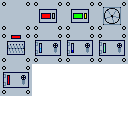
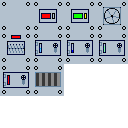
Before/after of a 128px x 128px layered artwork. What changed in the layer stack:
painted on "Background" over <box>32,64,64,96</box>
